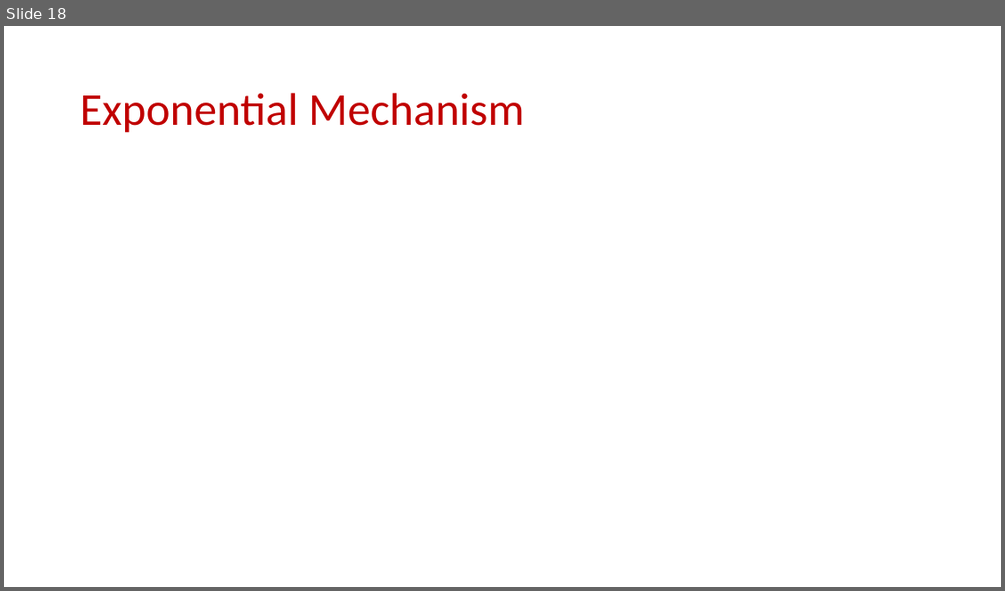
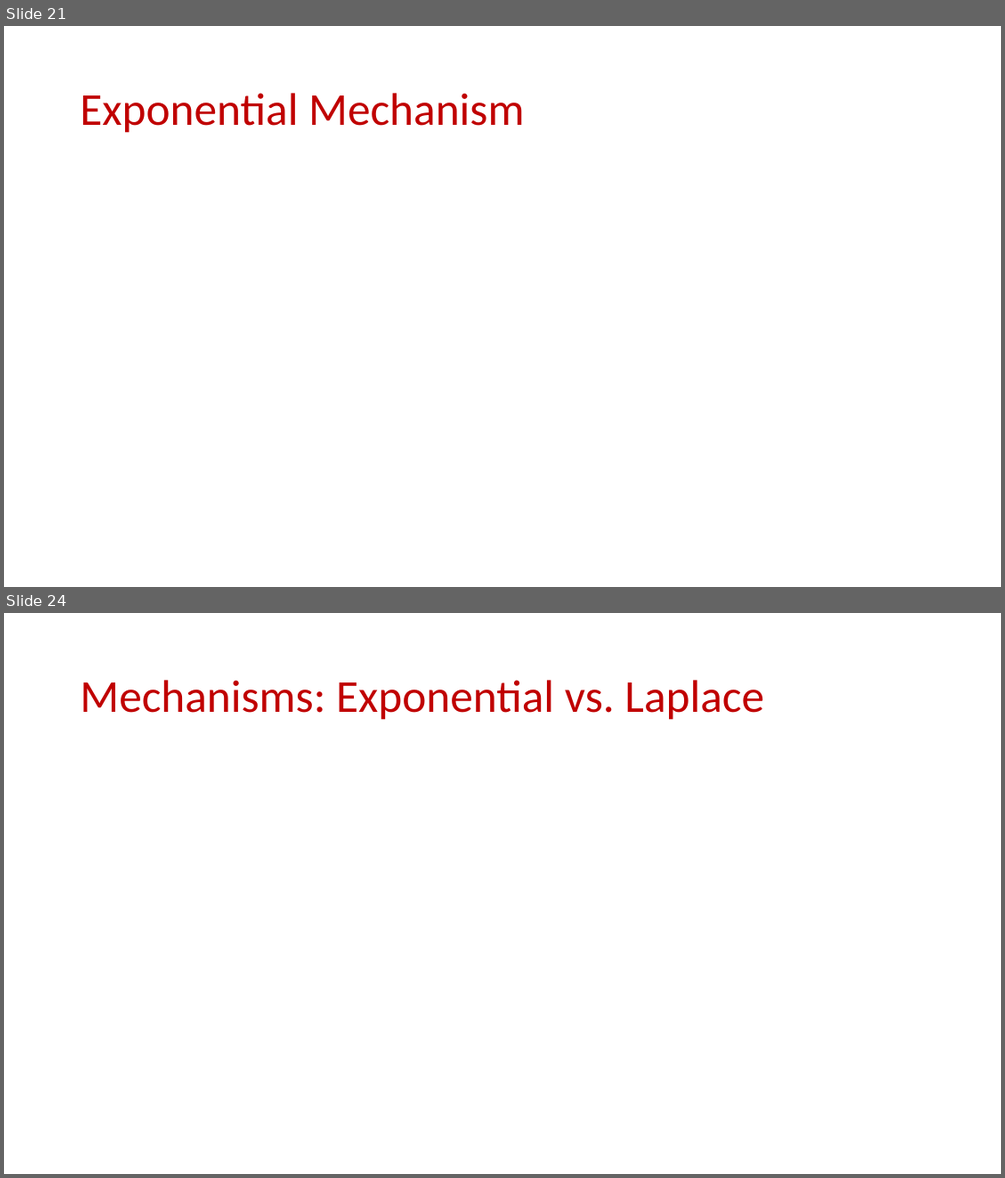
Before and after one commit to samsonzhou/samsonzhou.github.io, a slide deck: CSCE658-S24/L21.pptx. Shown one above the other, each under a label of ours: slide 18 before the commit, slides 21 and 24 after it; the slides between them are not shown. The pictures are 1005x591 and 1005x1178 pixels, drawn with LibreOffice and Linux fonts; fonts in the diff are those of the drawing; grey boxes stand for pictures. Boxes give left, top, right and bottom in pixels: in the first picture for what was removed or moved away, otherwise in the second. Text is boxed around its words. In the diff, an @@ line names an element or a change of style, - is before the commit and + after.

```diff
--- a/CSCE658-S24/L21.pptx
+++ b/CSCE658-S24/L21.pptx
@@ slide 24 added at bbox=[4, 613, 1001, 1174], background #FFFFFF @@
@@ title added at bbox=[80, 680, 764, 720], 44 pt, text #C00000 @@
+Mechanisms: Exponential vs. Laplace
@@ what was slide 18 is now slide 21 @@
```
Also in this commit, not shown: 2 slides changed, 14 other slides added.
